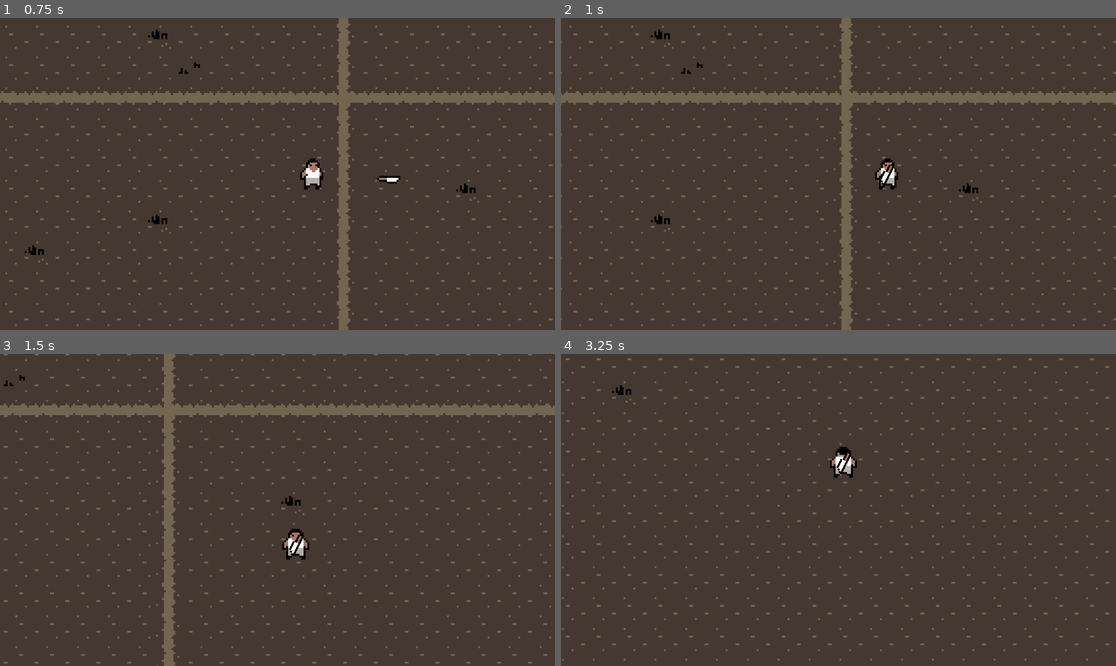
Above: before the commit, frames 1-4 (two rows, left to right).
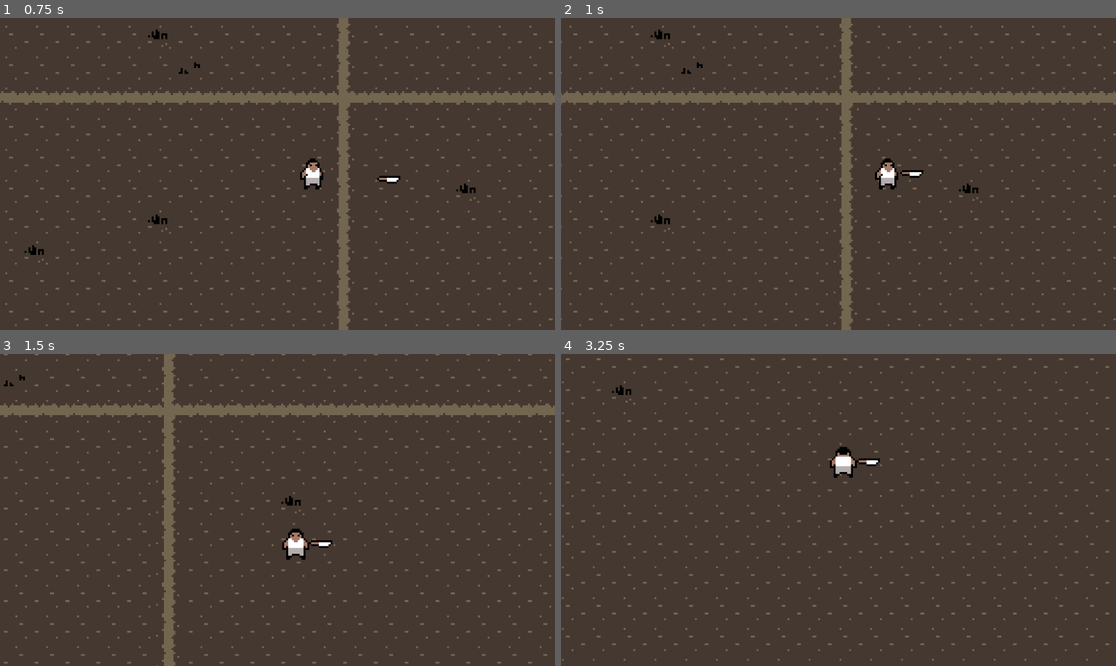
Above: after the commit, the same moments.

Repository: AmosMaddux/RogueZombies
Game: Godot game, scene res://scenes/main.tscn
Two runs of this game, one before a commit and one after it. Both use one fixed random seed, a clock stepped at 60 frames per second and the inputs below.
Inputs:
- Up to frame 1 (0.75 s): tap Enter at 0.5 s; hold D (walk_right) from 0.53 s (still down)
- Up to frame 2 (1 s): keep holding D (walk_right)
- Up to frame 3 (1.5 s): release D (walk_right) at 1.28 s; hold S (walk_down) from 1.28 s (still down)
- Up to frame 4 (3.25 s): release S (walk_down) at 2.03 s; hold D (walk_right) 2.03-2.78 s; hold W (walk_up) from 2.78 s (still down)

Frame 1 is identical in both runs. In frame 2, 0.1% of the frame differs, in the area x 57-66%, y 46-54%; in frame 3, 0.2%, in the area x 52-60%, y 57-65%; in frame 4, 0.2%.

Commit message:
Last Sync: 2026-03-16 17:59 (Mobile)

Diff:
--- a/scenes/player.tscn
+++ b/scenes/player.tscn
@@ -105,3 +105,4 @@
 [node name="WeaponPivot" type="Node2D" parent="." unique_id=1337569682]
 
 [node name="WeaponSlot" type="Marker2D" parent="WeaponPivot" unique_id=1728018417]
+position = Vector2(13, 0)
--- a/scripts/knife.gd
+++ b/scripts/knife.gd
@@ -22,4 +22,4 @@
 
 	# Set position and rotation local to weapon slot
 	position = Vector2.ZERO
-	rotation = 90
+	rotation = 0
